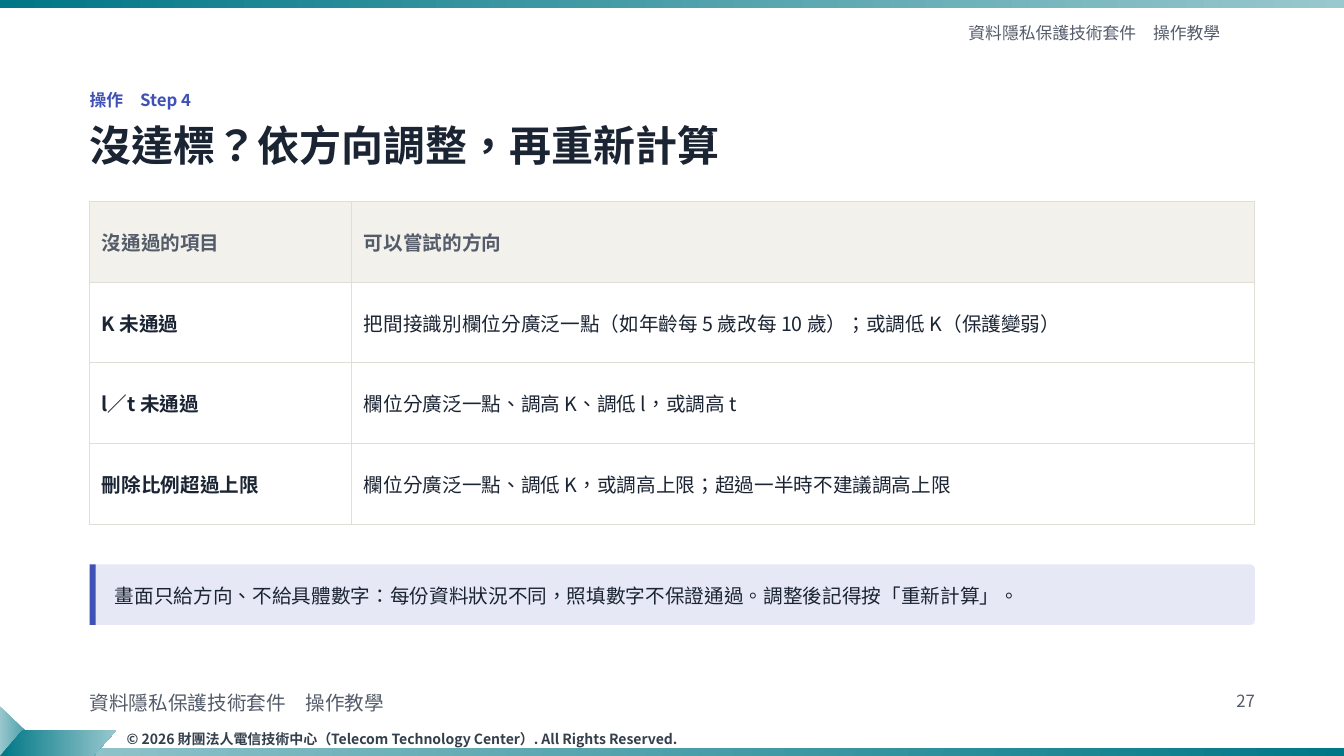
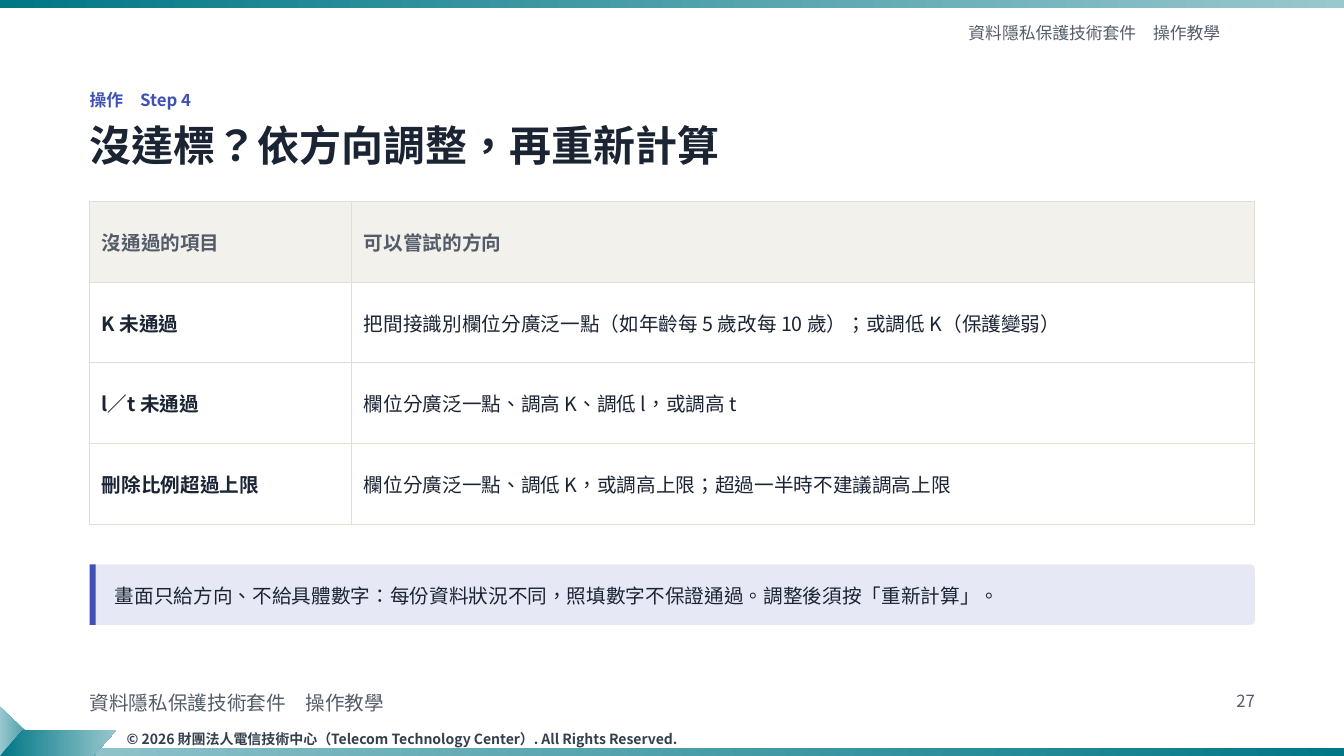
Before and after one commit to ttcdog115016/Demo, a slide deck: slide 27 of slides/資料隱私保護技術套件_操作教學_TTC樣板_v4.pptx. Drawn at 1344x756 pixels with LibreOffice and Linux fonts; fonts in the diff are those of the drawing; background and template pictures are left out. Boxes give left, top, right and bottom in pixels: in the first picture for what was removed or moved away, otherwise in the second. Text is boxed around its words. In the diff, an @@ line names an element or a change of style, - is before the commit and + after.

```diff
--- a/slides/資料隱私保護技術套件_操作教學_TTC樣板_v4.pptx
+++ b/slides/資料隱私保護技術套件_操作教學_TTC樣板_v4.pptx
@@ text at bbox=[115, 586, 999, 605]: text changed @@
-畫面只給方向、不給具體數字：每份資料狀況不同，照填數字不保證通過。調整後記得按「重新計算」。
+畫面只給方向、不給具體數字：每份資料狀況不同，照填數字不保證通過。調整後須按「重新計算」。
```
Also in this commit, not shown: 12 other slides changed, 7 other files.
